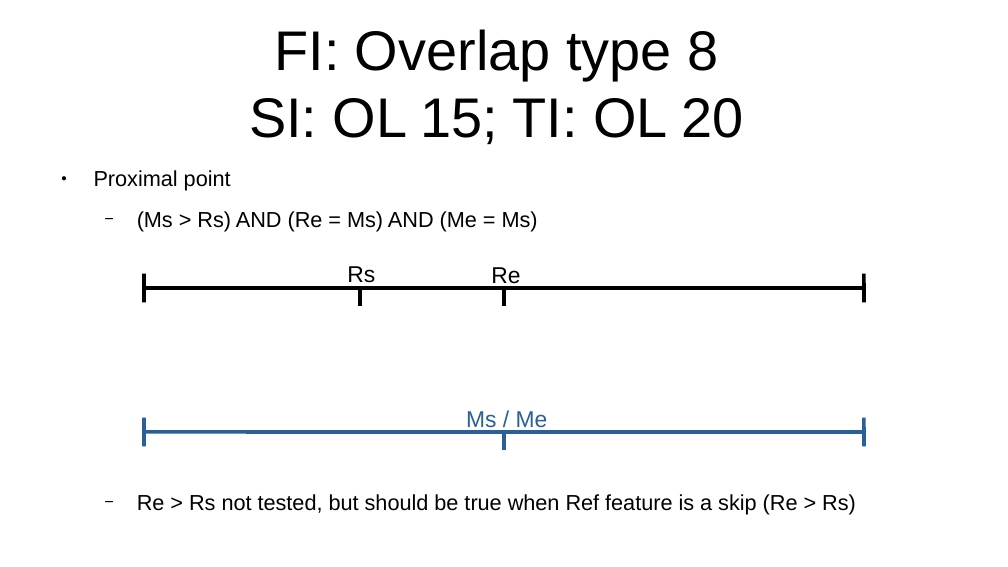
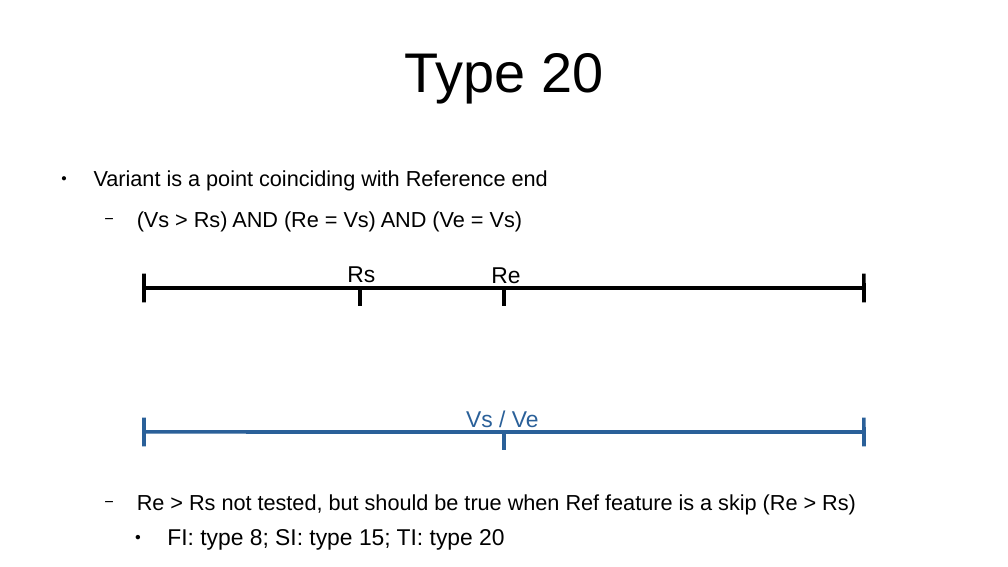
Before and after one commit to Replicon-genetics/rg_exploder_public_documents, a slide deck: slide 24 of Overlap_types_decription.odp (slide 16 before the commit). Drawn at 1008x567 pixels with LibreOffice and Linux fonts; fonts in the diff are those of the drawing. Boxes give left, top, right and bottom in pixels: in the first picture for what was removed or moved away, otherwise in the second. Text is boxed around its words. In the diff, an @@ line names an element or a change of style, - is before the commit and + after.

Commit message:
Overlap types description
Modified for current implementation, rewording and retaining legacy information

```diff
--- a/Overlap_types_decription.odp
+++ b/Overlap_types_decription.odp
@@ title removed at (249, 29, 743, 144) @@
-FI: Overlap type 8
-SI: OL 15; TI: OL 20
@@ title added at (405, 53, 603, 102), 44 pt, text #000000 @@
+Type 20
@@ text at (94, 170, 548, 232): text changed @@
-● Proximal point
-  − (Ms > Rs) AND (Re = Ms) AND (Me = Ms)
+● Variant is a point coinciding with Reference end
+  − (Vs > Rs) AND (Re = Vs) AND (Ve = Vs)
@@ text at (466, 411, 539, 432): text changed @@
-Ms / Me
+Vs / Ve
@@ text added at (167, 529, 504, 550), 18 pt, text #000000 @@
+● FI: type 8; SI: type 15; TI: type 20
```
Also in this commit, not shown: 21 other slides changed, 5 slides added, 1 slide removed, 1 other file.
